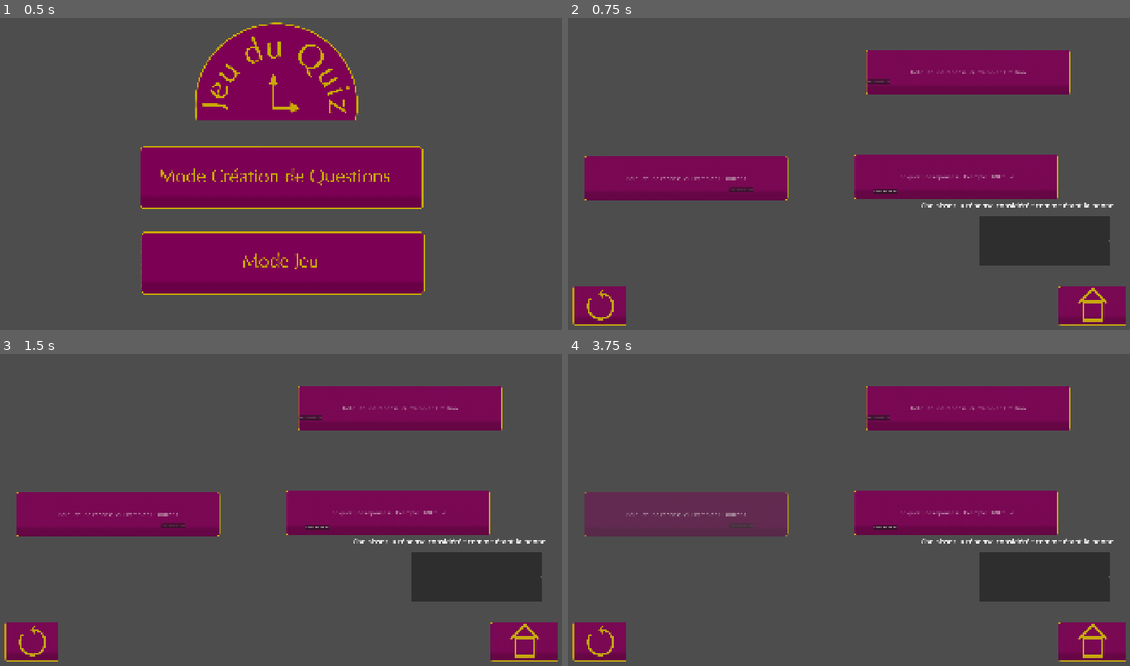
Above: before the commit, frames 1-4 (two rows, left to right).
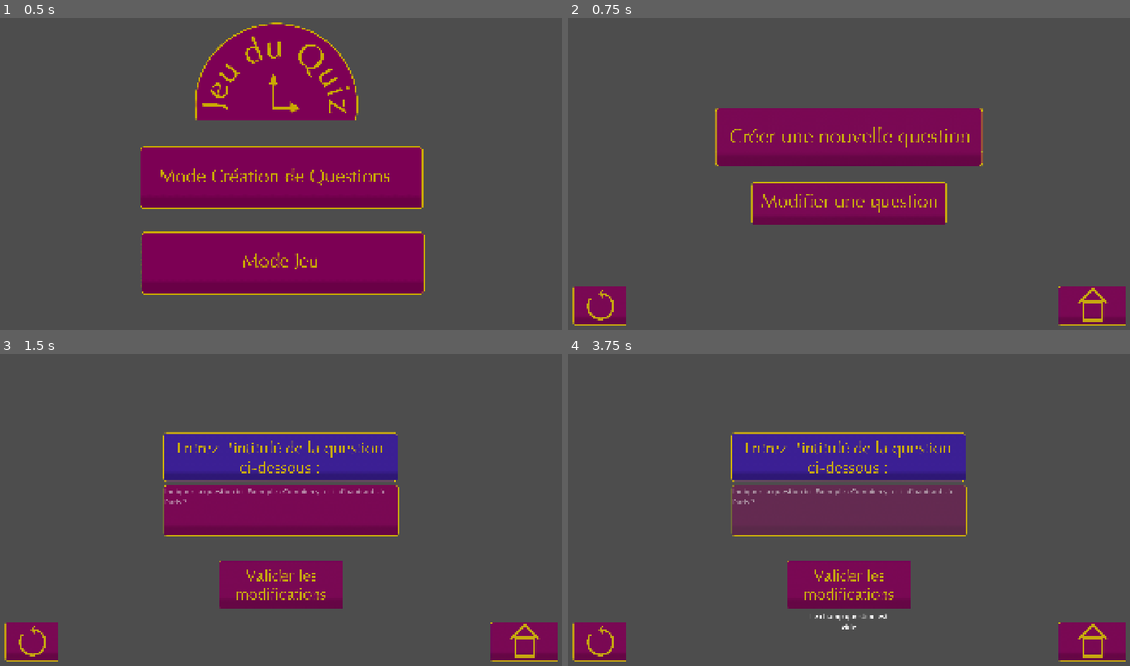
Above: after the commit, the same moments.

Repository: GeekhaNoth/projet-lab
Game: Godot game, scene res://scene/main_scene.tscn
Same seed, same stepped clock (60 frames per second), same inputs: the game is played once before the commit and once after it.
Inputs (mouse positions are in pixels of both pictures, inside the frame that each line leads up to):
- Up to frame 1 (0.5 s): no input
- Up to frame 2 (0.75 s): click (849, 174) at 0.5 s
- Up to frame 3 (1.5 s): click (281, 472) at 1.27 s
- Up to frame 4 (3.75 s): click (877, 419) at 2 s, where only the run before the commit has a clickable "Ajouter une répone"; click (849, 584) at 2.77 s; click (742, 525) at 3.5 s, where only the run before the commit has a clickable "Ajouter une répone"

Frame 1 is identical in both runs. In frame 2, 28% of the frame differs, in the area x 2-98%, y 10-80%; in frame 3, 28%; in frame 4, 31%, in the area x 2-98%, y 10-89%.

Commit message:
font size in option button fix

Diff:
--- a/scene/question_maker.tscn
+++ b/scene/question_maker.tscn
@@ -55,7 +55,6 @@
 button_validate_modif = NodePath("ValidateModif")
 
 [node name="NewQuestion" type="TextureButton" parent="." unique_id=563198085]
-visible = false
 z_index = 1
 anchors_preset = 8
 anchor_left = 0.5
@@ -136,6 +135,7 @@
 texture_hover = ExtResource("5_hfkit")
 
 [node name="Answer1Edit" type="LineEdit" parent="TextEdit" unique_id=588181951]
+visible = false
 z_index = 1
 offset_left = -1514.0
 offset_top = -836.0
@@ -162,6 +162,7 @@
 texture = ExtResource("7_hfkit")
 
 [node name="AddAnswer2Button" type="Button" parent="TextEdit" unique_id=1346507262]
+visible = false
 offset_left = 121.0
 offset_top = -636.0
 offset_right = 280.0
@@ -169,6 +170,7 @@
 text = "Ajouter une répone"
 
 [node name="Answer2Edit" type="LineEdit" parent="TextEdit/AddAnswer2Button" unique_id=491326621]
+visible = false
 layout_mode = 0
 offset_top = -196.0
 offset_right = 1354.0
@@ -194,13 +196,15 @@
 texture = ExtResource("7_hfkit")
 
 [node name="AddAnswer3Button" type="Button" parent="TextEdit" unique_id=1225630589]
-offset_left = -800.0
+visible = false
+offset_left = -572.0
 offset_top = 88.0
-offset_right = -641.0
+offset_right = -413.0
 offset_bottom = 119.0
 text = "Ajouter une répone"
 
 [node name="Answer3Edit" type="LineEdit" parent="TextEdit/AddAnswer3Button" unique_id=413592429]
+visible = false
 layout_mode = 0
 offset_left = -969.0
 offset_top = -209.0
@@ -227,6 +231,7 @@
 texture = ExtResource("7_hfkit")
 
 [node name="AddAnswer4Button" type="Button" parent="TextEdit" unique_id=1282523754]
+visible = false
 offset_left = 162.0
 offset_top = 94.0
 offset_right = 321.0
@@ -234,6 +239,7 @@
 text = "Ajouter une répone"
 
 [node name="Answer4Edit" type="LineEdit" parent="TextEdit/AddAnswer4Button" unique_id=2084961116]
+visible = false
 layout_mode = 0
 offset_left = -123.0
 offset_top = -226.0
@@ -269,6 +275,7 @@
 filters = PackedStringArray("*.png,*.jpg,*.jpeg;Image Files;image/png,image/jpeg.")
 
 [node name="AddImageButton" type="Button" parent="." unique_id=381884392]
+visible = false
 anchors_preset = 8
 anchor_left = 0.5
 anchor_top = 0.5
@@ -294,11 +301,12 @@
 text = "Image importée avec succès"
 
 [node name="OptionButton" type="OptionButton" parent="." unique_id=1216238509]
-offset_left = 875.0
-offset_top = 275.0
-offset_right = 1748.0
-offset_bottom = 615.0
-theme_override_font_sizes/font_size = 48
+visible = false
+offset_left = 962.0
+offset_top = 396.0
+offset_right = 1405.0
+offset_bottom = 502.0
+theme_override_font_sizes/font_size = 64
 alignment = 1
 autowrap_mode = 2
 allow_reselect = true
@@ -328,7 +336,6 @@
 texture_hover = ExtResource("7_bq3jh")
 
 [node name="ModifyButton" type="TextureButton" parent="." unique_id=1976736490]
-visible = false
 z_index = 1
 anchors_preset = 8
 anchor_left = 0.5
--- a/scripts/questionMaker.gd
+++ b/scripts/questionMaker.gd
@@ -146,6 +146,8 @@
 		option_button.set_item_text(index, new_text)
 	else:
 		option_button.add_item(new_text, index)
+		var popup = option_button.get_popup()
+		popup.add_theme_font_size_override("font_size", 48)
 
 	_check_lineEdit_text(new_text, index)
 
